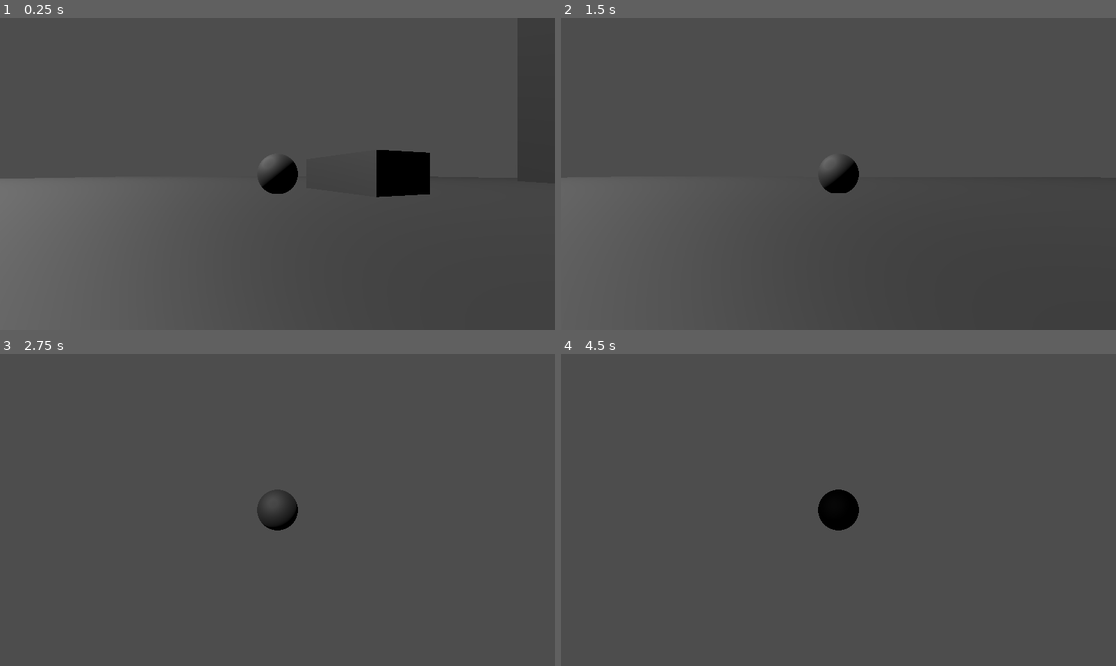
Above: before the commit, frames 1-4 (two rows, left to right).
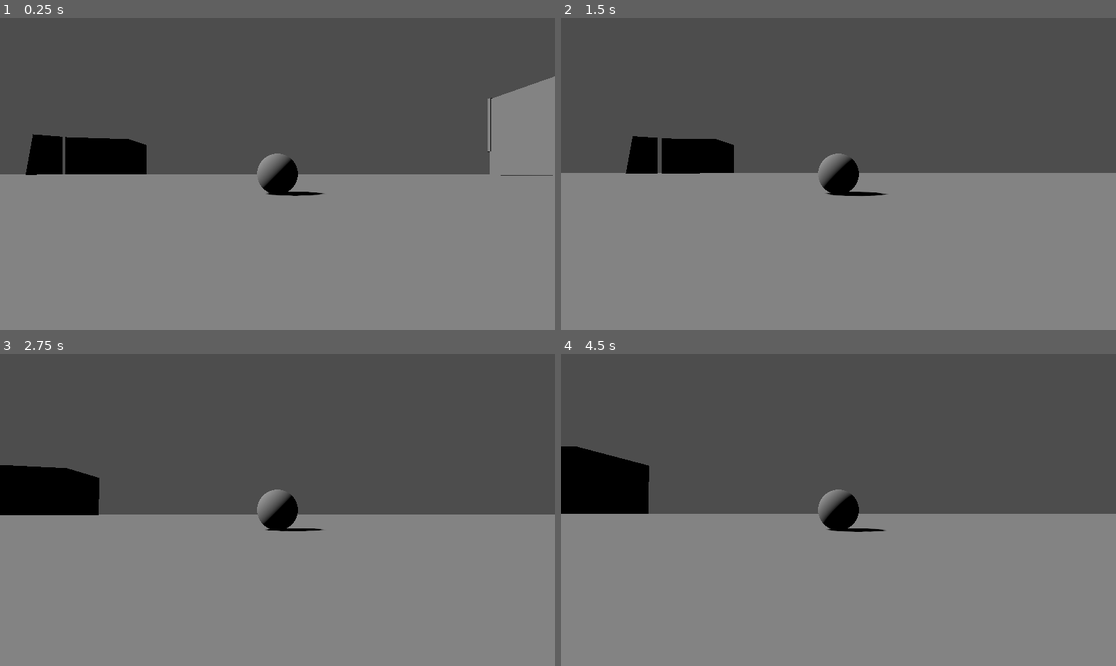
Above: after the commit, the same moments.

Repository: DullardiousPrime/StolenIdea-3D
Game: Godot game, scene res://node_3d.tscn
Two runs of this game, one before a commit and one after it. Both use one fixed random seed, a clock stepped at 60 frames per second and the inputs below.
Inputs (mouse positions are in pixels of both pictures, inside the frame that each line leads up to):
- Up to frame 1 (0.25 s): no input
- Up to frame 2 (1.5 s): tap Enter at 0.5 s; move the mouse to (866, 174) at 0.52 s; hold Up (ui_up) from 0.53 s (still down); move the mouse to (810, 174) at 1.27 s
- Up to frame 3 (2.75 s): keep holding Up (ui_up); move the mouse to (288, 503) at 2.02 s
- Up to frame 4 (4.5 s): keep holding Up (ui_up); tap Space at 2.75 s; move the mouse to (832, 516) at 2.77 s; move the mouse to (877, 513) at 3.52 s; tap Enter at 4.25 s; move the mouse to (794, 506) at 4.27 s

The runs differ from the first frame. In frame 1, 55% of the frame differs, in the area x 0-100%, y 18-100%; in frame 2, 52%; in frame 3, 51%; in frame 4, 52%.

Commit message:
Update node_3d.tscn

Diff:
--- a/stolen-idea/node_3d.tscn
+++ b/stolen-idea/node_3d.tscn
@@ -3,44 +3,151 @@
 [ext_resource type="PackedScene" uid="uid://cb388aytv0pyp" path="res://player.tscn" id="1_a202f"]
 
 [sub_resource type="BoxMesh" id="BoxMesh_4xowi"]
+size = Vector3(10, 1, 10)
 
 [sub_resource type="ConcavePolygonShape3D" id="ConcavePolygonShape3D_a202f"]
+data = PackedVector3Array(-5, 0.5, 5, 5, 0.5, 5, -5, -0.5, 5, 5, 0.5, 5, 5, -0.5, 5, -5, -0.5, 5, 5, 0.5, -5, -5, 0.5, -5, 5, -0.5, -5, -5, 0.5, -5, -5, -0.5, -5, 5, -0.5, -5, 5, 0.5, 5, 5, 0.5, -5, 5, -0.5, 5, 5, 0.5, -5, 5, -0.5, -5, 5, -0.5, 5, -5, 0.5, -5, -5, 0.5, 5, -5, -0.5, -5, -5, 0.5, 5, -5, -0.5, 5, -5, -0.5, -5, 5, 0.5, 5, -5, 0.5, 5, 5, 0.5, -5, -5, 0.5, 5, -5, 0.5, -5, 5, 0.5, -5, -5, -0.5, 5, 5, -0.5, 5, -5, -0.5, -5, 5, -0.5, 5, 5, -0.5, -5, -5, -0.5, -5)
+
+[sub_resource type="BoxMesh" id="BoxMesh_a202f"]
+
+[sub_resource type="ConcavePolygonShape3D" id="ConcavePolygonShape3D_noarx"]
 data = PackedVector3Array(-0.5, 0.5, 0.5, 0.5, 0.5, 0.5, -0.5, -0.5, 0.5, 0.5, 0.5, 0.5, 0.5, -0.5, 0.5, -0.5, -0.5, 0. …(500 unchanged characters)…
 
-[sub_resource type="BoxMesh" id="BoxMesh_a202f"]
+[sub_resource type="PrismMesh" id="PrismMesh_a202f"]
+left_to_right = 0.0
+
+[sub_resource type="ConcavePolygonShape3D" id="ConcavePolygonShape3D_a0tk4"]
+data = PackedVector3Array(-0.5, 0.5, 0.5, 0.5, -0.5, 0.5, -0.5, -0.5, 0.5, -0.5, 0.5, -0.5, -0.5, -0.5, -0.5, 0.5, -0.5, -0.5, -0.5, 0.5, 0.5, -0.5, 0.5, -0.5, 0.5, -0.5, 0.5, -0.5, 0.5, -0.5, 0.5, -0.5, -0.5, 0.5, -0.5, 0.5, -0.5, 0.5, -0.5, -0.5, 0.5, 0.5, -0.5, -0.5, -0.5, -0.5, 0.5, 0.5, -0.5, -0.5, 0.5, -0.5, -0.5, -0.5, -0.5, -0.5, 0.5, 0.5, -0.5, 0.5, -0.5, -0.5, -0.5, 0.5, -0.5, 0.5, 0.5, -0.5, -0.5, -0.5, -0.5, -0.5)
+
+[sub_resource type="BoxMesh" id="BoxMesh_noarx"]
+size = Vector3(1, 10, 1)
+
+[sub_resource type="ConcavePolygonShape3D" id="ConcavePolygonShape3D_r3fl7"]
+data = PackedVector3Array(-0.5, 5, 0.5, 0.5, 5, 0.5, -0.5, -5, 0.5, 0.5, 5, 0.5, 0.5, -5, 0.5, -0.5, -5, 0.5, 0.5, 5, -0.5, -0.5, 5, -0.5, 0.5, -5, -0.5, -0.5, 5, -0.5, -0.5, -5, -0.5, 0.5, -5, -0.5, 0.5, 5, 0.5, 0.5, 5, -0.5, 0.5, -5, 0.5, 0.5, 5, -0.5, 0.5, -5, -0.5, 0.5, -5, 0.5, -0.5, 5, -0.5, -0.5, 5, 0.5, -0.5, -5, -0.5, -0.5, 5, 0.5, -0.5, -5, 0.5, -0.5, -5, -0.5, 0.5, 5, 0.5, -0.5, 5, 0.5, 0.5, 5, -0.5, -0.5, 5, 0.5, -0.5, 5, -0.5, 0.5, 5, -0.5, -0.5, -5, 0.5, 0.5, -5, 0.5, -0.5, -5, -0.5, 0.5, -5, 0.5, 0.5, -5, -0.5, -0.5, -5, -0.5)
+
+[sub_resource type="ConcavePolygonShape3D" id="ConcavePolygonShape3D_jka67"]
+data = PackedVector3Array(-0.5, 5, 0.5, 0.5, 5, 0.5, -0.5, -5, 0.5, 0.5, 5, 0.5, 0.5, -5, 0.5, -0.5, -5, 0.5, 0.5, 5, -0.5, -0.5, 5, -0.5, 0.5, -5, -0.5, -0.5, 5, -0.5, -0.5, -5, -0.5, 0.5, -5, -0.5, 0.5, 5, 0.5, 0.5, 5, -0.5, 0.5, -5, 0.5, 0.5, 5, -0.5, 0.5, -5, -0.5, 0.5, -5, 0.5, -0.5, 5, -0.5, -0.5, 5, 0.5, -0.5, -5, -0.5, -0.5, 5, 0.5, -0.5, -5, 0.5, -0.5, -5, -0.5, 0.5, 5, 0.5, -0.5, 5, 0.5, 0.5, 5, -0.5, -0.5, 5, 0.5, -0.5, 5, -0.5, 0.5, 5, -0.5, -0.5, -5, 0.5, 0.5, -5, 0.5, -0.5, -5, -0.5, 0.5, -5, 0.5, 0.5, -5, -0.5, -0.5, -5, -0.5)
+
+[sub_resource type="ConcavePolygonShape3D" id="ConcavePolygonShape3D_i5arm"]
+data = PackedVector3Array(-0.5, 5, 0.5, 0.5, 5, 0.5, -0.5, -5, 0.5, 0.5, 5, 0.5, 0.5, -5, 0.5, -0.5, -5, 0.5, 0.5, 5, -0.5, -0.5, 5, -0.5, 0.5, -5, -0.5, -0.5, 5, -0.5, -0.5, -5, -0.5, 0.5, -5, -0.5, 0.5, 5, 0.5, 0.5, 5, -0.5, 0.5, -5, 0.5, 0.5, 5, -0.5, 0.5, -5, -0.5, 0.5, -5, 0.5, -0.5, 5, -0.5, -0.5, 5, 0.5, -0.5, -5, -0.5, -0.5, 5, 0.5, -0.5, -5, 0.5, -0.5, -5, -0.5, 0.5, 5, 0.5, -0.5, 5, 0.5, 0.5, 5, -0.5, -0.5, 5, 0.5, -0.5, 5, -0.5, 0.5, 5, -0.5, -0.5, -5, 0.5, 0.5, -5, 0.5, -0.5, -5, -0.5, 0.5, -5, 0.5, 0.5, -5, -0.5, -0.5, -5, -0.5)
+
+[sub_resource type="ConcavePolygonShape3D" id="ConcavePolygonShape3D_wc5p8"]
+data = PackedVector3Array(-0.5, 5, 0.5, 0.5, 5, 0.5, -0.5, -5, 0.5, 0.5, 5, 0.5, 0.5, -5, 0.5, -0.5, -5, 0.5, 0.5, 5, -0.5, -0.5, 5, -0.5, 0.5, -5, -0.5, -0.5, 5, -0.5, -0.5, -5, -0.5, 0.5, -5, -0.5, 0.5, 5, 0.5, 0.5, 5, -0.5, 0.5, -5, 0.5, 0.5, 5, -0.5, 0.5, -5, -0.5, 0.5, -5, 0.5, -0.5, 5, -0.5, -0.5, 5, 0.5, -0.5, -5, -0.5, -0.5, 5, 0.5, -0.5, -5, 0.5, -0.5, -5, -0.5, 0.5, 5, 0.5, -0.5, 5, 0.5, 0.5, 5, -0.5, -0.5, 5, 0.5, -0.5, 5, -0.5, 0.5, 5, -0.5, -0.5, -5, 0.5, 0.5, -5, 0.5, -0.5, -5, -0.5, 0.5, -5, 0.5, 0.5, -5, -0.5, -0.5, -5, -0.5)
+
+[sub_resource type="BoxMesh" id="BoxMesh_a0tk4"]
+size = Vector3(50, 1, 40)
+
+[sub_resource type="ConcavePolygonShape3D" id="ConcavePolygonShape3D_jsk3o"]
+data = PackedVector3Array(-25, 0.5, 20, 25, 0.5, 20, -25, -0.5, 20, 25, 0.5, 20, 25, -0.5, 20, -25, -0.5, 20, 25, 0.5, -20, -25, 0.5, -20, 25, -0.5, -20, -25, 0.5, -20, -25, -0.5, -20, 25, -0.5, -20, 25, 0.5, 20, 25, 0.5, -20, 25, -0.5, 20, 25, 0.5, -20, 25, -0.5, -20, 25, -0.5, 20, -25, 0.5, -20, -25, 0.5, 20, -25, -0.5, -20, -25, 0.5, 20, -25, -0.5, 20, -25, -0.5, -20, 25, 0.5, 20, -25, 0.5, 20, 25, 0.5, -20, -25, 0.5, 20, -25, 0.5, -20, 25, 0.5, -20, -25, -0.5, 20, 25, -0.5, 20, -25, -0.5, -20, 25, -0.5, 20, 25, -0.5, -20, -25, -0.5, -20)
+
+[sub_resource type="PrismMesh" id="PrismMesh_r3fl7"]
+left_to_right = 0.0
+size = Vector3(15, 30, 15)
+
+[sub_resource type="ConcavePolygonShape3D" id="ConcavePolygonShape3D_4arys"]
+data = PackedVector3Array(-7.5, 15, 7.5, 7.5, -15, 7.5, -7.5, -15, 7.5, -7.5, 15, -7.5, -7.5, -15, -7.5, 7.5, -15, -7.5, -7.5, 15, 7.5, -7.5, 15, -7.5, 7.5, -15, 7.5, -7.5, 15, -7.5, 7.5, -15, -7.5, 7.5, -15, 7.5, -7.5, 15, -7.5, -7.5, 15, 7.5, -7.5, -15, -7.5, -7.5, 15, 7.5, -7.5, -15, 7.5, -7.5, -15, -7.5, -7.5, -15, 7.5, 7.5, -15, 7.5, -7.5, -15, -7.5, 7.5, -15, 7.5, 7.5, -15, -7.5, -7.5, -15, -7.5)
 
 [node name="Node3D" type="Node3D" unique_id=1403922108]
 
 [node name="StaticBody3D" type="StaticBody3D" parent="." unique_id=1489380716]
 
 [node name="MeshInstance3D" type="MeshInstance3D" parent="StaticBody3D" unique_id=708694378]
-transform = Transform3D(55.83329, 0, 0, 0, 0.23287605, 0, 0, 0, 65.46629, -0.021495104, -0.011835203, -0.13732243)
+transform = Transform3D(60.83294, 0, 0, 0, 0.2333271, 0, 0, 0, 65.593094, -0.021495104, -0.011835203, -0.13732243)
 mesh = SubResource("BoxMesh_4xowi")
 
-[node name="CollisionShape3D" type="CollisionShape3D" parent="StaticBody3D" unique_id=1694502623]
-transform = Transform3D(22.036228, 0, 0, 0, 0.23287645, 0, 0, 0, 23.887896, -0.022692919, -0.011835203, 0)
+[node name="CollisionShape3D" type="CollisionShape3D" parent="StaticBody3D" unique_id=1319327352]
+transform = Transform3D(60.71534, 0, 0, 0, 0.23287605, 0, 0, 0, 65.46629, -0.021495104, -0.011835203, -0.13732243)
 shape = SubResource("ConcavePolygonShape3D_a202f")
 
-[node name="OmniLight3D" type="OmniLight3D" parent="." unique_id=1164898964]
-transform = Transform3D(1, 0, 0, 0, 1, 0, 0, 0, 1, -46.400826, 58.12983, 0)
-light_energy = 2.603
-light_size = 24.335
-light_specular = 21.94
-omni_range = 311.64108
+[node name="Block1" type="StaticBody3D" parent="." unique_id=1638879273]
 
-[node name="Block Deco thing" type="StaticBody3D" parent="." unique_id=1638879273]
-
-[node name="MeshInstance3D" type="MeshInstance3D" parent="Block Deco thing" unique_id=249298888]
-transform = Transform3D(1.5749727, 0, 1.0583723, 0, 1, 0, -0.6054271, 0, 2.7532752, 2.3921337, 0.5917697, -0.91954786)
+[node name="MeshInstance3D" type="MeshInstance3D" parent="Block1" unique_id=249298888]
+transform = Transform3D(39.11729, 0, 8.987589, 0, 19.468803, 0, -15.036874, 0, 23.380531, 83.509415, 7.22295, 13.566651)
 mesh = SubResource("BoxMesh_a202f")
 
-[node name="MeshInstance3D2" type="MeshInstance3D" parent="Block Deco thing" unique_id=62441171]
-transform = Transform3D(-3.6010606, 0, -3.5154133, 0, 11.424564, 0, -1.547884, 0, 5.664752, 16.237457, 5.7852445, -5.053343)
-mesh = SubResource("BoxMesh_a202f")
-
-[node name="MeshInstance3D3" type="MeshInstance3D" parent="Block Deco thing" unique_id=567977849]
-transform = Transform3D(2.7571843, 0, 3.352489, 0, 5.456345, 0, -2.92452, 0, 4.2718678, -6.1886673, 2.8700504, 8.18203)
-mesh = SubResource("BoxMesh_a202f")
+[node name="CollisionShape3D" type="CollisionShape3D" parent="Block1" unique_id=2052645427]
+transform = Transform3D(39.11729, 0, 8.987589, 0, 19.468803, 0, -15.036874, 0, 23.380531, 83.509415, 9.591766, 13.566651)
+shape = SubResource("ConcavePolygonShape3D_noarx")
 
 [node name="player" parent="." unique_id=844637566 instance=ExtResource("1_a202f")]
 transform = Transform3D(1, 0, 0, 0, 1, 0, 0, 0, 1, 0.07910037, 0.58500814, -0.008379459)
+MAXSPEED = 0.5
+ACC = 0.6
+
+[node name="DirectionalLight3D" type="DirectionalLight3D" parent="." unique_id=2003704524]
+transform = Transform3D(0, 0.70354366, -0.7106522, 4.3708496e-08, 0.71065223, 0.7035436, 1.0000001, -3.0841836e-08, -3.0754276e-08, -139.23413, 191.2123, -0.6735252)
+light_energy = 1.254
+light_indirect_energy = 5.725
+light_volumetric_fog_energy = 5.04
+light_angular_distance = 0.1
+light_specular = 0.0
+light_bake_mode = 1
+shadow_enabled = true
+shadow_bias = 1.0
+shadow_normal_bias = 1.0
+shadow_transmittance_bias = 6.0
+shadow_blur = 1.283
+sky_mode = 1
+
+[node name="Block2" type="StaticBody3D" parent="." unique_id=984660939]
+
+[node name="MeshInstance3D" type="MeshInstance3D" parent="Block2" unique_id=1012167508]
+transform = Transform3D(-12.12701, 0, -2.1225133, 0, 11.436136, 0, 3.058249, 0, -8.416496, -23.891657, 5.201763, 10.025116)
+mesh = SubResource("PrismMesh_a202f")
+
+[node name="CollisionShape3D" type="CollisionShape3D" parent="Block2" unique_id=1483057950]
+transform = Transform3D(-12.12701, 0, -2.1225133, 0, 11.436136, 0, 3.058249, 0, -8.416496, -23.891657, 5.201763, 10.025116)
+shape = SubResource("ConcavePolygonShape3D_a0tk4")
+
+[node name="Building1" type="StaticBody3D" parent="." unique_id=21063800]
+
+[node name="MeshInstance3D" type="MeshInstance3D" parent="Building1" unique_id=108084735]
+transform = Transform3D(1, 0, 0, 0, 2.826576, 0, 0, 0, 35.00809, 77.86672, 13.647448, -51.59266)
+mesh = SubResource("BoxMesh_noarx")
+
+[node name="CollisionShape3D" type="CollisionShape3D" parent="Building1" unique_id=490834615]
+transform = Transform3D(1, 0, 0, 0, 2.826576, 0, 0, 0, 35.00809, 77.86672, 13.647448, -51.59266)
+shape = SubResource("ConcavePolygonShape3D_r3fl7")
+
+[node name="MeshInstance3D2" type="MeshInstance3D" parent="Building1" unique_id=1485456751]
+transform = Transform3D(1, 0, 0, 0, 2.826576, 0, 0, 0, 35.00809, 111.88247, 13.647448, -51.59266)
+mesh = SubResource("BoxMesh_noarx")
+
+[node name="CollisionShape3D2" type="CollisionShape3D" parent="Building1" unique_id=1559052945]
+transform = Transform3D(1, 0, 0, 0, 2.826576, 0, 0, 0, 35.00809, 111.88247, 13.647448, -51.59266)
+shape = SubResource("ConcavePolygonShape3D_jka67")
+
+[node name="MeshInstance3D3" type="MeshInstance3D" parent="Building1" unique_id=989713347]
+transform = Transform3D(-0.009250116, 0, 35.00659, 0, 2.826576, 0, -0.99995726, 0, -0.3238289, 94.53985, 13.647448, -33.686275)
+mesh = SubResource("BoxMesh_noarx")
+
+[node name="CollisionShape3D3" type="CollisionShape3D" parent="Building1" unique_id=1535876638]
+transform = Transform3D(-0.009250116, 0, 35.00659, 0, 2.826576, 0, -0.99995726, 0, -0.3238289, 94.53985, 13.647448, -33.686275)
+shape = SubResource("ConcavePolygonShape3D_i5arm")
+
+[node name="MeshInstance3D4" type="MeshInstance3D" parent="Building1" unique_id=825857717]
+transform = Transform3D(-0.009250116, 0, 35.00659, 0, 1.9395688, 0, -0.99995726, 0, -0.3238289, 94.696106, 18.439724, -69.29046)
+mesh = SubResource("BoxMesh_noarx")
+
+[node name="CollisionShape3D4" type="CollisionShape3D" parent="Building1" unique_id=2069277384]
+transform = Transform3D(-0.009250116, 0, 35.00659, 0, 1.9395688, 0, -0.99995726, 0, -0.3238289, 94.696106, 18.439724, -69.29046)
+shape = SubResource("ConcavePolygonShape3D_wc5p8")
+
+[node name="Platform" type="StaticBody3D" parent="." unique_id=1317399096]
+transform = Transform3D(1, 0, 0, 0, 1, 0, 0, 0, 1, -168.73601, 0, -176.17838)
+
+[node name="MeshInstance3D" type="MeshInstance3D" parent="Platform" unique_id=389105438]
+transform = Transform3D(0.9774712, 0, 0.21106891, 0, 33.60525, 0, -0.21106891, 0, 0.9774712, 0, 16.633345, -24.829025)
+mesh = SubResource("BoxMesh_a0tk4")
+
+[node name="CollisionShape3D2" type="CollisionShape3D" parent="Platform" unique_id=509306846]
+transform = Transform3D(0.9774712, 0, 0.21106891, 0, 33.60525, 0, -0.21106891, 0, 0.9774712, 0, 16.633345, -24.829025)
+shape = SubResource("ConcavePolygonShape3D_jsk3o")
+
+[node name="MeshInstance3D2" type="MeshInstance3D" parent="Platform" unique_id=207139429]
+transform = Transform3D(0.6133345, 0, -0.7898233, 0, 1, 0, 0.7898233, 0, 0.6133345, 0, 14.63578, 33.449722)
+mesh = SubResource("PrismMesh_r3fl7")
+
+[node name="CollisionShape3D" type="CollisionShape3D" parent="Platform" unique_id=864464875]
+transform = Transform3D(0.6133345, 0, -0.7898233, 0, 1, 0, 0.7898233, 0, 0.6133345, 0, 14.63578, 33.449722)
+shape = SubResource("ConcavePolygonShape3D_4arys")
